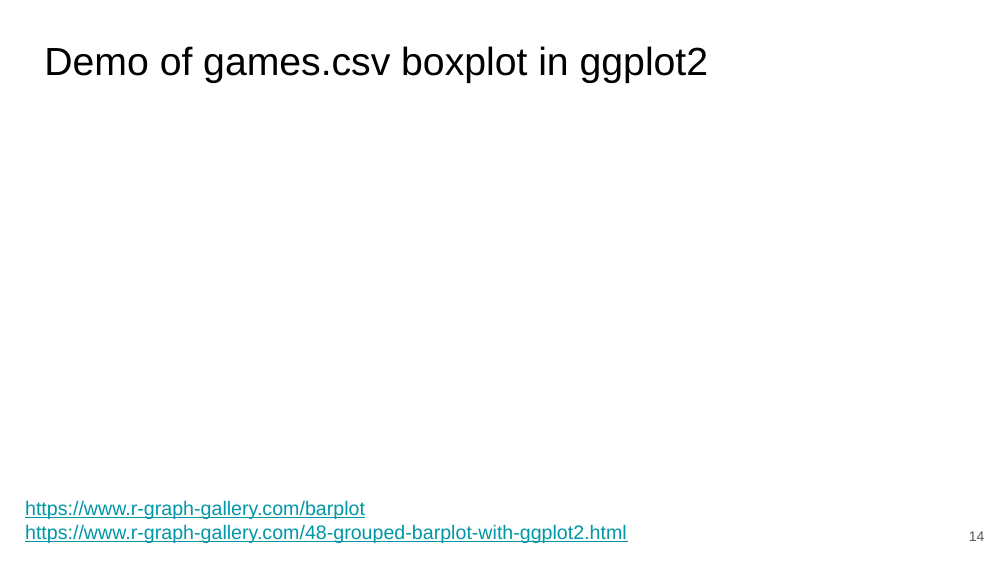
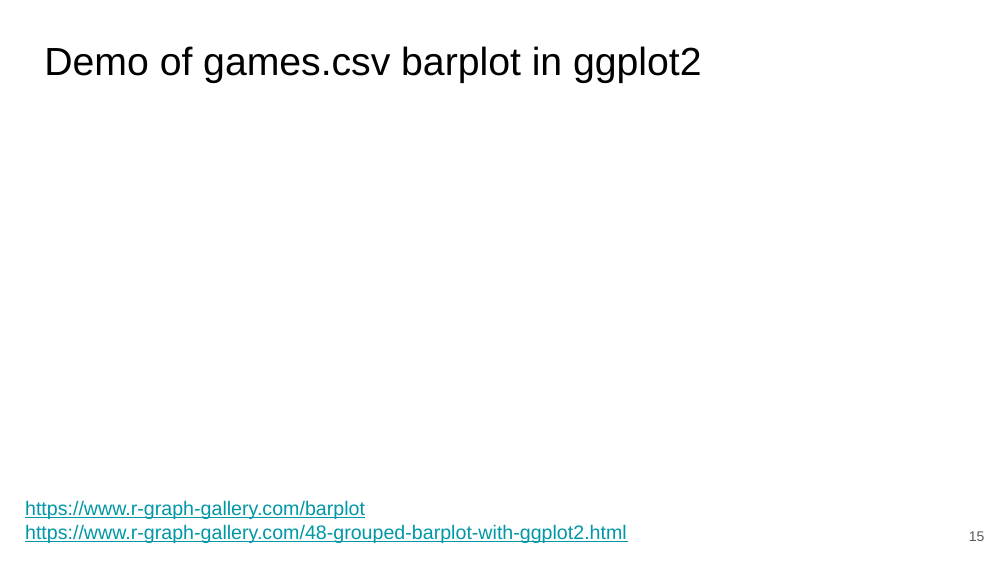
Before and after one commit to SuLab/Applied-Bioinformatics, a slide deck: slide 15 of Lectures/B5.a_R-AdvancedPlotting.pptx (slide 14 before the commit). Drawn at 1008x567 pixels with LibreOffice and Linux fonts; fonts in the diff are those of the drawing. Boxes give left, top, right and bottom in pixels: in the first picture for what was removed or moved away, otherwise in the second. Text is boxed around its words. In the diff, an @@ line names an element or a change of style, - is before the commit and + after.

```diff
--- a/Lectures/B5.a_R-AdvancedPlotting.pptx
+++ b/Lectures/B5.a_R-AdvancedPlotting.pptx
@@ title at (44, 46, 702, 83): text changed @@
-Demo of games.csv boxplot in ggplot2
+Demo of games.csv barplot in ggplot2
@@ page number at (969, 531, 985, 541): text changed @@
-14
+15
```
Also in this commit, not shown: 2 other slides changed, 1 slide added.
